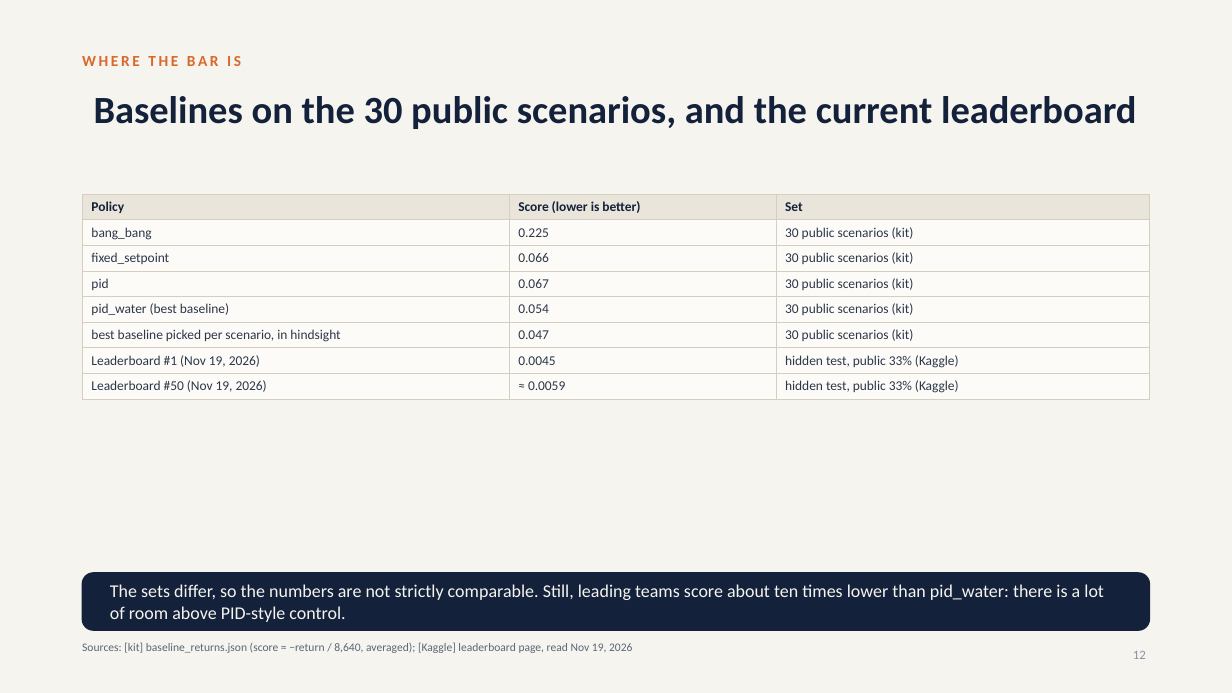
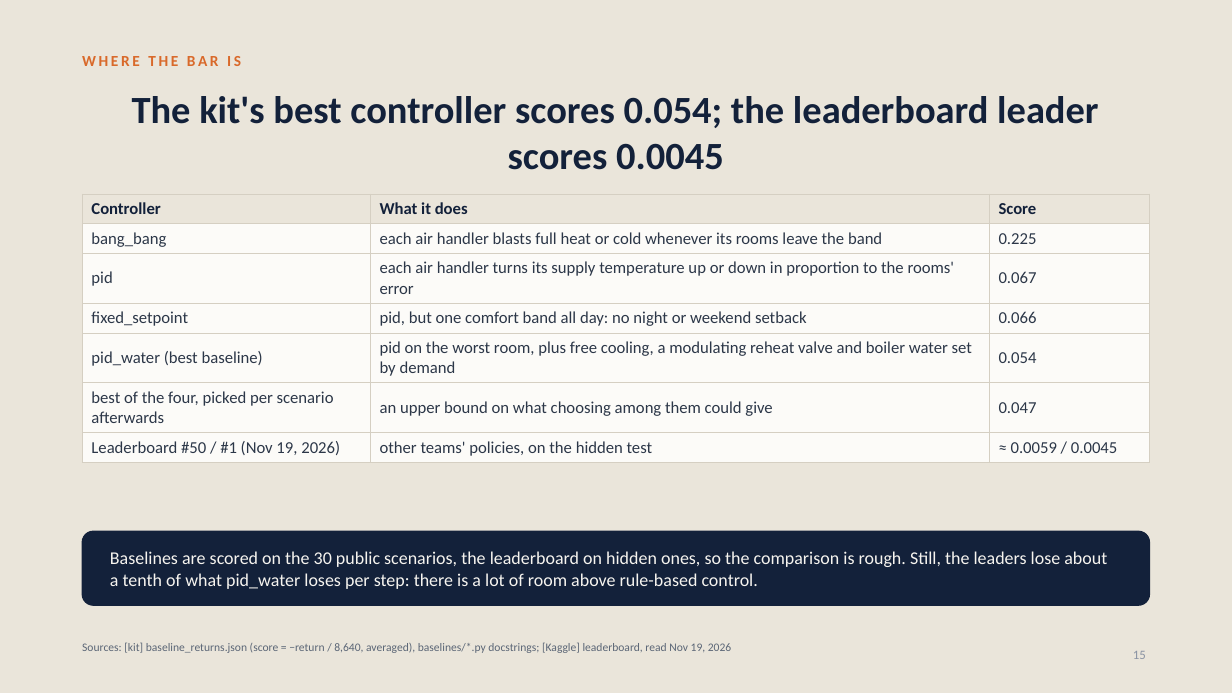
Before and after one commit to srivathsanb14/working-code, a slide deck: slide 15 of docs/One_Controller_for_Every_Building.pptx (slide 12 before the commit). Drawn at 1232x693 pixels with LibreOffice and Linux fonts; fonts in the diff are those of the drawing. Boxes give left, top, right and bottom in pixels: in the first picture for what was removed or moved away, otherwise in the second. Text is boxed around its words. In the diff, an @@ line names an element or a change of style, - is before the commit and + after.

```diff
--- a/docs/One_Controller_for_Every_Building.pptx
+++ b/docs/One_Controller_for_Every_Building.pptx
@@ background #F6F4EF to #EAE5DA @@
@@ title at [132,96,1098,170]: text changed @@
-Baselines on the 30 public scenarios, and the current leaderboard
+The kit's best controller scores 0.054; the leaderboard leader scores 0.0045
@@ table at [82,194,1150,460] @@
-row 1: Policy | Score (lower is better) | Set
-row 2: bang_bang | 0.225 | 30 public scenarios (kit)
-row 3: fixed_setpoint | 0.066 | 30 public scenarios (kit)
-row 4: pid | 0.067 | 30 public scenarios (kit)
-row 5: pid_water (best baseline) | 0.054 | 30 public scenarios (kit)
-row 6: best baseline picked per scenario, in hindsight | 0.047 | 30 public scenarios (kit)
-row 7: Leaderboard #1 (Nov 19, 2026) | 0.0045 | hidden test, public 33% (Kaggle)
-row 8: Leaderboard #50 (Nov 19, 2026) | ≈ 0.0059 | hidden test, public 33% (Kaggle)
+row 1: Controller | What it does | Score
+row 2: bang_bang | each air handler blasts full heat or cold whenever its rooms leave the band | 0.225
+row 3: pid | each air handler turns its supply temperature up or down in proportion to the rooms' error | 0.067
+row 4: fixed_setpoint | pid, but one comfort band all day: no night or weekend setback | 0.066
+row 5: pid_water (best baseline) | pid on the worst room, plus free cooling, a modulating reheat valve and boiler water set by demand | 0.054
+row 6: best of the four, picked per scenario afterwards | an upper bound on what choosing among them could give | 0.047
+row 7: Leaderboard #50 / #1 (Nov 19, 2026) | other teams' policies, on the hidden test | ≈ 0.0059 / 0.0045
@@ rounded rectangle: place and size @@
-rounded rectangle at [82,573,1150,630]
+rounded rectangle at [82,531,1150,605]
@@ rounded rectangle at [82,531,1150,605]: proportions changed @@
@@ text at [110,551,1107,589]: text changed @@
-The sets differ, so the numbers are not strictly comparable. Still, leading teams score about ten times lower than pid_water: there is a lot of room above PID-style control.
+Baselines are scored on the 30 public scenarios, the leaderboard on hidden ones, so the comparison is rough. Still, the leaders lose about a tenth of what pid_water loses per step: there is a lot of room above rule-based control.
@@ text at [82,642,731,653]: text changed @@
-Sources: [kit] baseline_returns.json (score = −return / 8,640, averaged); [Kaggle] leaderboard page, read Nov 19, 2026
+Sources: [kit] baseline_returns.json (score = −return / 8,640, averaged), baselines/*.py docstrings; [Kaggle] leaderboard, read Nov 19, 2026
@@ page number at [1133,651,1146,659]: text changed @@
-12
+15
```
Also in this commit, not shown: 72 other slides changed, 44 slides added, 13 slides removed, 40 other files.
